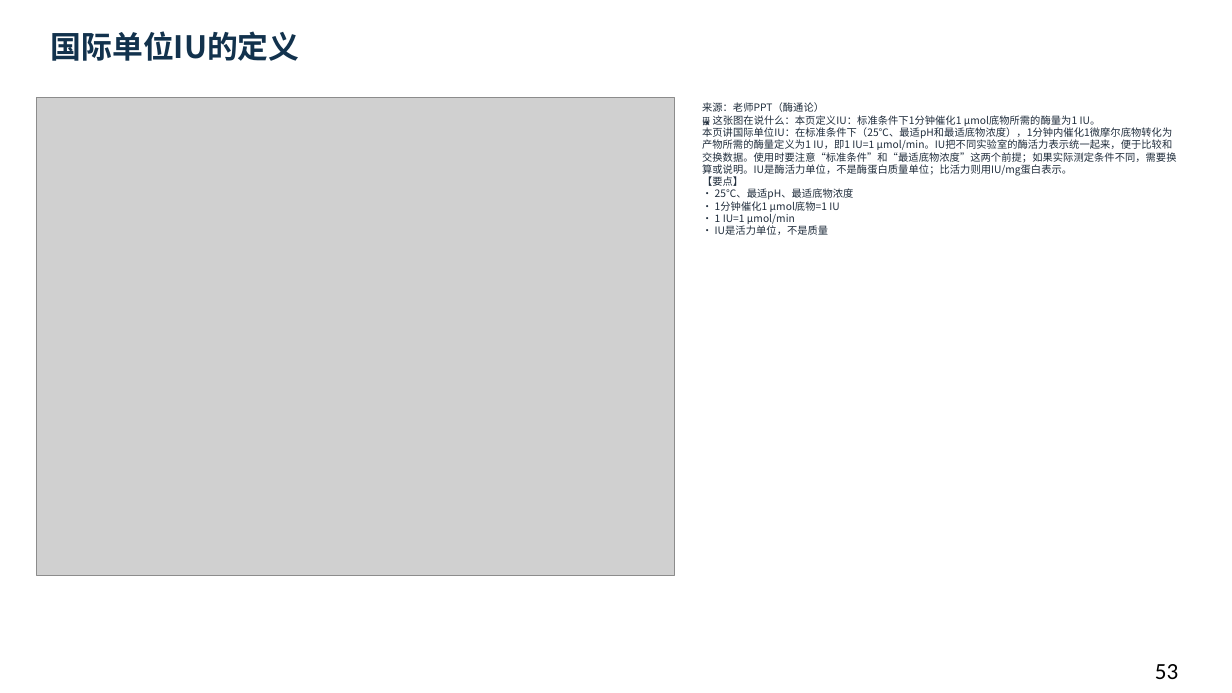
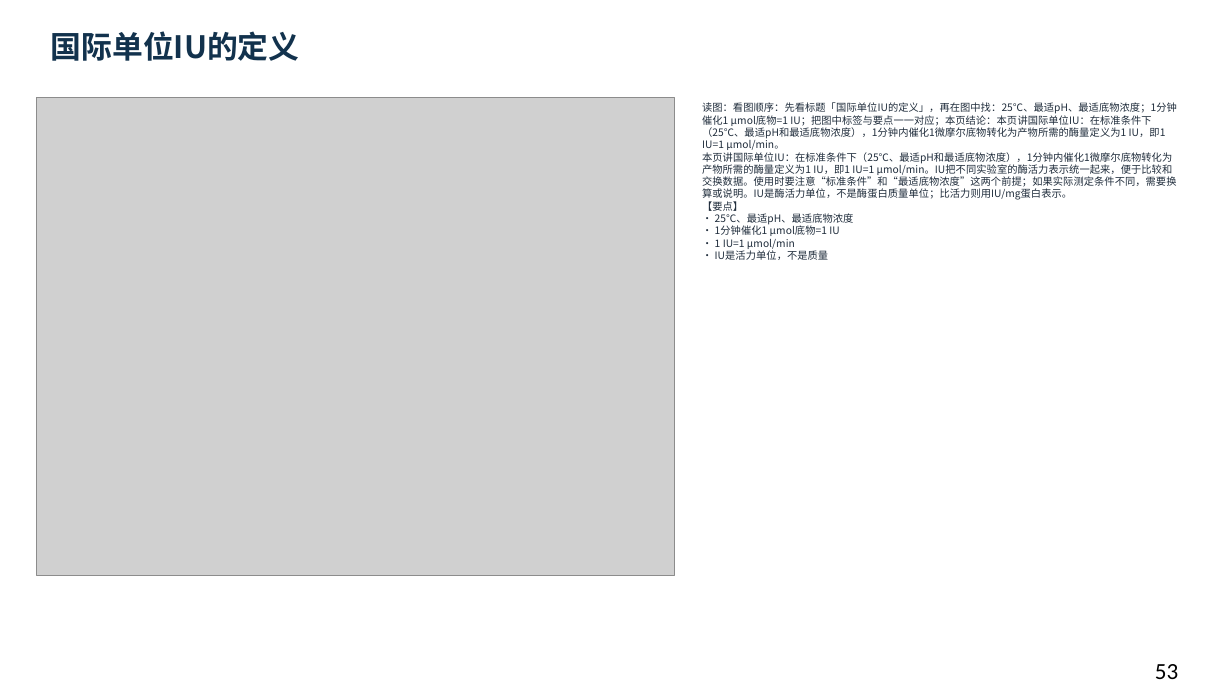
Before and after one commit to newkan-li/Biochemistry, a slide deck: slide 53 of downloads/bc06-ai-style.pptx. Drawn at 1232x693 pixels with LibreOffice and Linux fonts; fonts in the diff are those of the drawing; grey boxes stand for pictures. Boxes give left, top, right and bottom in pixels: in the first picture for what was removed or moved away, otherwise in the second. Text is boxed around its words. In the diff, an @@ line names an element or a change of style, - is before the commit and + after.

```diff
--- a/downloads/bc06-ai-style.pptx
+++ b/downloads/bc06-ai-style.pptx
@@ text at [702,102,1177,260]: text changed @@
-来源：老师PPT（酶通论）
-🖼 这张图在说什么：本页定义IU：标准条件下1分钟催化1 μmol底物所需的酶量为1 IU。
-本页讲国际单位IU：在标准条件下（25℃、最适pH和最适底物浓度），1分钟内催化1微摩尔底物转化为产物所需的酶量定义为1 IU，即1 IU=1 μmol/min。IU把不同实验室的酶活力表示统一起来，便于比较和交换数据。使用时要注意“标准条件”和“最适底物浓度”这两个前提；如果实际测定条件不同，需要换算或说明。IU是酶活力单位，不是酶蛋白质量单位；比活力则用IU/mg蛋白表示。
-【要点】
-• 25℃、最适pH、最适底物浓度
-• 1分钟催化1 μmol底物=1 IU
-• 1 IU=1 μmol/min
-• IU是活力单位，不是质量
+读图：看图顺序：先看标题「国际单位IU的定义」，再在图中找：25℃、最适pH、最适底物浓度；1分钟催化1 μmol底物=1 IU；把图中标签与要点一一对应；本页结论：本页讲国际单位IU：在标准条件下（25℃、最适pH和最适底物浓度），1分钟内催化1微摩尔底物转化为产物所需的酶量定义为1 IU，即1 IU=1 μmol/min。
+本页讲国际单位IU：在标准条件下（25℃、最适pH和最适底物浓度），1分钟内催化1微摩尔底物转化为产物所需的酶量定义为1 IU，即1 IU=1 μmol/min。IU把不同实验室的酶活力表示统一起来，便于比较和交换数据。使用时要注意“标准条件”和“最适底物浓度”这两个前提；如果实际测定条件不同，需要换算或说明。IU是酶活力单位，不是酶蛋白质量单位；比活力则用IU/mg蛋白表示。
+【要点】
+• 25℃、最适pH、最适底物浓度
+• 1分钟催化1 μmol底物=1 IU
+• 1 IU=1 μmol/min
+• IU是活力单位，不是质量
```
Also in this commit, not shown: 151 other slides changed, 5 other files.
